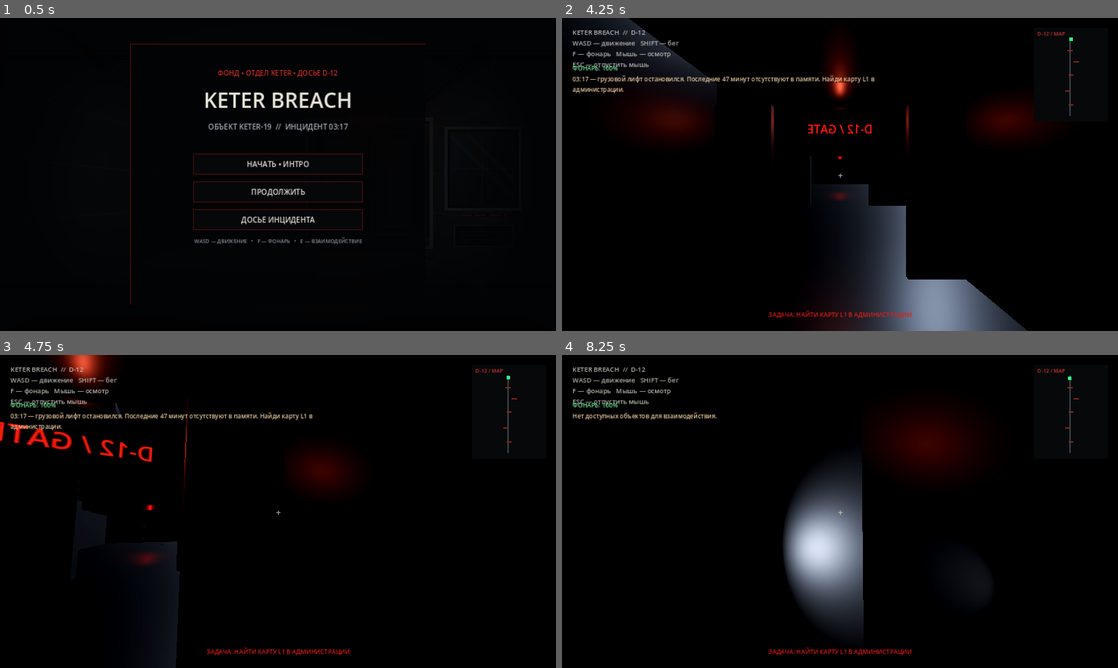
Above: before the commit, frames 1-4 (two rows, left to right).
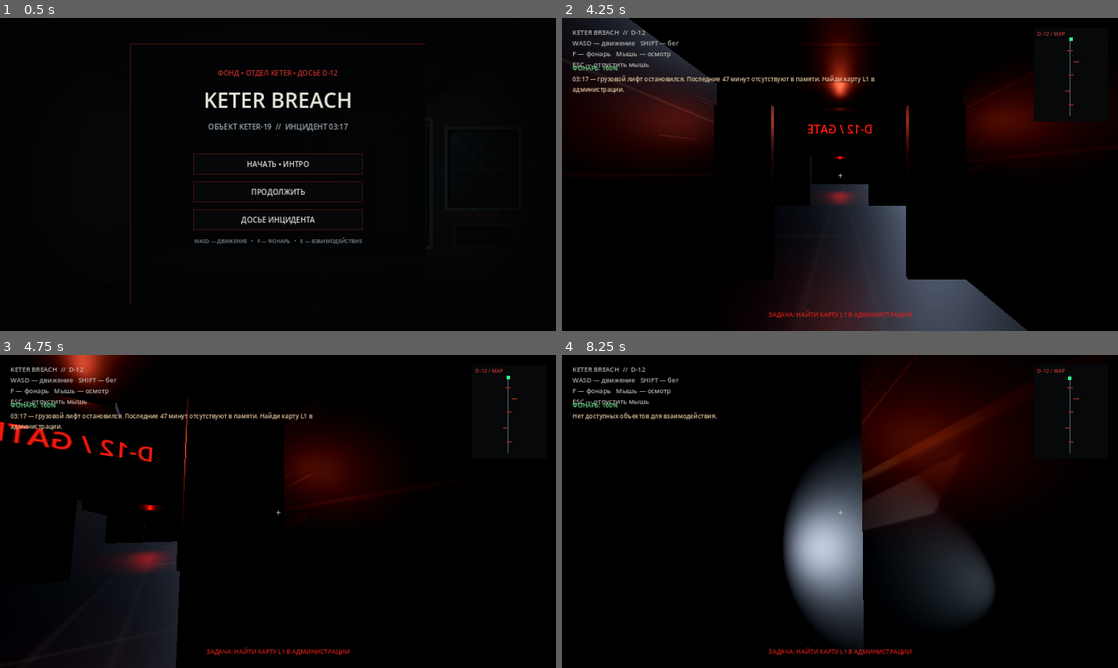
Above: after the commit, the same moments.

Repository: Keter-Breach/keter-breach.ru
Game: Godot game, scene res://scenes/main.tscn
The game is run twice, just before and just after one commit, with the same random seed, the same clock (stepped at 60 frames per second) and the same inputs.
Inputs (mouse positions are in pixels of both pictures, inside the frame that each line leads up to):
- Up to frame 1 (0.5 s): no input
- Up to frame 2 (4.25 s): click "НАЧАТЬ • ИНТРО" at 0.5 s; click "ДАЛЕЕ →" at 1.25 s; click "ПРОПУСТИТЬ ИНТРО" at 2 s; tap Enter at 2.75 s; move the mouse to (962, 158) at 2.77 s; hold D (move_right) 2.78-3.53 s; hold Shift (sprint) 2.78-3.53 s; click (962, 158) at 2.92 s; tap Space at 3.02, 3.77 s; move the mouse to (728, 190) at 3.52 s; hold S (move_back) from 3.53 s (still down); tap F (toggle_flashlight) at 3.6 s
- Up to frame 3 (4.75 s): move the mouse to (289, 505) at 4.27 s; release S (move_back) at 4.28 s; hold W (move_forward) from 4.28 s (still down); tap Enter at 4.35 s
- Up to frame 4 (8.25 s): move the mouse to (834, 517) at 5.02 s; tap E at 5.1, 8.1 s; tap Space at 5.27, 5.75, 6.02, 6.77, 7.25 s; move the mouse to (878, 514) at 5.77 s; hold Shift (sprint) 5.78-6.53 s; tap Enter at 6.5, 7.35, 8 s; move the mouse to (795, 508) at 6.52 s; tap F (toggle_flashlight) at 6.6 s; move the mouse to (845, 511) at 7.27 s; move the mouse to (817, 505) at 8.02 s; release W (move_forward) at 8.03 s; hold D (move_right) from 8.03 s (still down)

Frame 1 is identical in both runs. In frame 2, 11% of the frame differs, in the area x 0-96%, y 0-100%; in frame 3, 3.4%; in frame 4, 9.7%.

Commit message:
Make materials visible and add marked security door frames

Diff:
--- a/godot-prototype/scripts/facility_layout.gd
+++ b/godot-prototype/scripts/facility_layout.gd
@@ -8,10 +8,10 @@
 var red_mat: StandardMaterial3D
 
 func _ready() -> void:
- wall_mat = _mat(Color(0.19,0.20,0.20),0.12,0.92)
- floor_mat = _mat(Color(0.09,0.095,0.10),0.22,0.55)
- metal_mat = _mat(Color(0.075,0.085,0.09),0.72,0.4)
- door_mat = _mat(Color(0.16,0.17,0.17),0.48,0.56)
+ wall_mat = _mat(Color(0.92,0.92,0.90),0.12,0.92)
+ floor_mat = _mat(Color(0.92,0.92,0.92),0.22,0.55)
+ metal_mat = _mat(Color(0.90,0.92,0.92),0.72,0.4)
+ door_mat = _mat(Color(0.96,0.96,0.94),0.48,0.56)
  red_mat = _mat(Color(0.55,0.025,0.02),0.18,0.45)
  var concrete_texture := load("res://assets/textures/keter-concrete.svg") as Texture2D
  var floor_texture := load("res://assets/textures/keter-industrial-floor.svg") as Texture2D
@@ -26,9 +26,9 @@
  metal_mat.uv1_scale = Vector3(2.5, 2.5, 1.0)
  door_mat.uv1_scale = Vector3(1.2, 1.5, 1.0)
  wall_mat.roughness = 0.96
- floor_mat.roughness = 0.38
- metal_mat.roughness = 0.34
- door_mat.roughness = 0.42
+ floor_mat.roughness = 0.52
+ metal_mat.roughness = 0.42
+ door_mat.roughness = 0.48
  _box("Facility floor",Vector3(180,0.3,240),Vector3(0,-0.18,30),floor_mat)
  _box("Facility ceiling",Vector3(180,0.28,240),Vector3(0,3.34,30),metal_mat)
  _build_elevator()
@@ -240,10 +240,13 @@
  _box("Channel 7 screen",Vector3(1.52,0.9,0.035),Vector3(0,1.37,88.69),_mat(Color(0.04,0.07,0.16)),false)
  _add_interaction("comms",Vector3(0,1.4,87.8),Vector3(2.4,2.2,2.2),"Терминал связи: канал 7")
  _box("L1 security door",Vector3(2,2.8,0.2),Vector3(0,1.4,24),door_mat)
+ _door_frame(24.0, "L1")
  _add_interaction("door_l1",Vector3(0,1.4,22.8),Vector3(3,2.6,2.2),"Шлюз L1")
  _box("L2 security door",Vector3(2,2.8,0.2),Vector3(0,1.4,60),door_mat)
+ _door_frame(60.0, "L2")
  _add_interaction("door_l2",Vector3(0,1.4,58.8),Vector3(3,2.6,2.2),"Шлюз L2")
  _box("Surface exit door",Vector3(2,2.8,0.2),Vector3(0,1.4,80),door_mat)
+ _door_frame(80.0, "EXIT")
  _add_interaction("exit_door",Vector3(0,1.4,78.8),Vector3(3,2.6,2.2),"Эвакуационный шлюз")
 
  # Repeating red floor marks make the Mirror corridor feel like a corrupted copy.
@@ -280,20 +283,31 @@
  for p in [Vector3(-1.75,0.018,18.6),Vector3(1.65,0.018,47.2),Vector3(-2.15,0.018,56.8),Vector3(1.8,0.018,66.1)]:
   _box("Dried blood trace",Vector3(1.5,0.012,0.85),p,_mat(Color(0.12,0.012,0.016),0.0,0.98),false)
 
+func _door_frame(z: float, code: String) -> void:
+ # Contrasting physical frame makes the shutter readable even in low light.
+ var frame_mat := _mat(Color(0.36, 0.39, 0.40), 0.72, 0.38)
+ var hazard_mat := _mat(Color(0.95, 0.52, 0.045), 0.12, 0.5)
+ for side in [-1.0, 1.0]:
+  _box(code + " door guide rail", Vector3(0.16, 3.0, 0.34), Vector3(side * 1.13, 1.48, z + 0.16), frame_mat, false)
+  _box(code + " door warning lamp", Vector3(0.08, 0.11, 0.08), Vector3(side * 1.13, 2.88, z + 0.37), red_mat, false)
+ _box(code + " door top frame", Vector3(2.42, 0.18, 0.36), Vector3(0, 2.98, z + 0.16), frame_mat, false)
+ for i in range(7):
+  _box(code + " hazard stripe", Vector3(0.22, 0.055, 0.025), Vector3(-0.66 + i * 0.22, 3.09, z + 0.37), hazard_mat, false)
+
 func _build_lights() -> void:
- _add_light(Vector3(0,2.8,-4),Color(0.9,0.3,0.2),0.65,7)
- _add_light(Vector3(0,2.8,13),Color(0.85,0.035,0.025),0.85,10)
- _add_light(Vector3(-10,2.8,10),Color(0.12,0.35,0.85),0.55,7)
- _add_light(Vector3(10,2.8,10),Color(0.25,0.8,0.55),0.55,7)
- _add_light(Vector3(0,2.8,34),Color(0.08,0.65,0.65),0.7,9)
- _add_light(Vector3(0,2.8,52),Color(0.9,0.035,0.02),0.9,9)
- _add_light(Vector3(0,2.8,70),Color(0.85,0.58,0.28),0.65,8)
- _add_light(Vector3(-11,2.8,27.5),Color(0.9,0.58,0.3),0.6,6)
- _add_light(Vector3(-10.8,2.8,33),Color(0.95,0.3,0.08),0.7,6)
- _add_light(Vector3(-10.5,2.8,40.5),Color(0.9,0.025,0.02),0.7,6)
- _add_light(Vector3(0,2.8,88),Color(0.2,0.3,0.85),0.6,8)
- _add_light(Vector3(0,2.8,112),Color(0.72,0.08,0.06),0.48,7)
- _add_light(Vector3(0,2.8,124),Color(0.12,0.18,0.32),0.42,7)
+ _add_light(Vector3(0,2.8,-4),Color(0.9,0.3,0.2),1.15,9)
+ _add_light(Vector3(0,2.8,13),Color(0.85,0.035,0.025),1.45,12)
+ _add_light(Vector3(-10,2.8,10),Color(0.12,0.35,0.85),0.95,9)
+ _add_light(Vector3(10,2.8,10),Color(0.25,0.8,0.55),0.95,9)
+ _add_light(Vector3(0,2.8,34),Color(0.08,0.65,0.65),1.2,11)
+ _add_light(Vector3(0,2.8,52),Color(0.9,0.035,0.02),1.45,11)
+ _add_light(Vector3(0,2.8,70),Color(0.85,0.58,0.28),1.1,10)
+ _add_light(Vector3(-11,2.8,27.5),Color(0.9,0.58,0.3),1.05,8)
+ _add_light(Vector3(-10.8,2.8,33),Color(0.95,0.3,0.08),1.15,8)
+ _add_light(Vector3(-10.5,2.8,40.5),Color(0.9,0.025,0.02),1.1,8)
+ _add_light(Vector3(0,2.8,88),Color(0.2,0.3,0.85),1.0,10)
+ _add_light(Vector3(0,2.8,112),Color(0.72,0.08,0.06),0.8,9)
+ _add_light(Vector3(0,2.8,124),Color(0.12,0.18,0.32),0.75,9)
 
 func _add_light(p: Vector3,c: Color,e: float,r: float) -> void:
  var light:=OmniLight3D.new()
@@ -301,7 +315,7 @@
  light.light_color=c
  light.light_energy=e
  light.omni_range=r
- light.omni_attenuation=1.7
+ light.omni_attenuation=1.2
  add_child(light)
  _box("Lamp housing",Vector3(0.72,0.09,0.3),Vector3(p.x,3.08,p.z),metal_mat,false)
 
